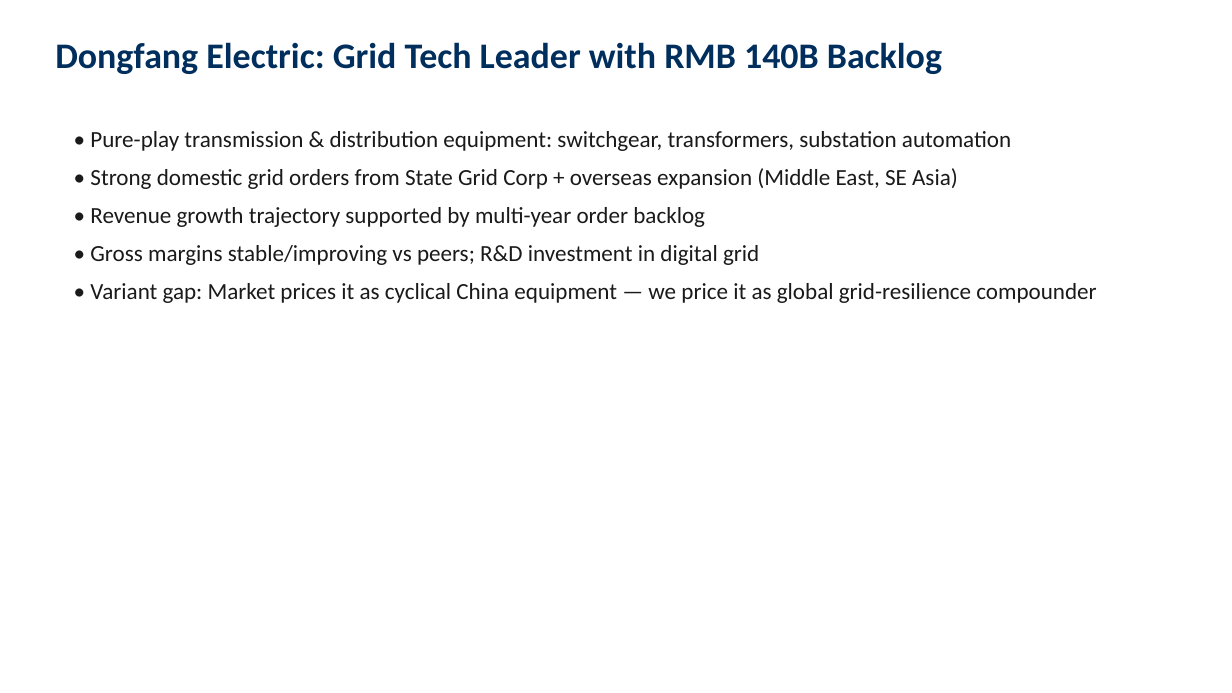
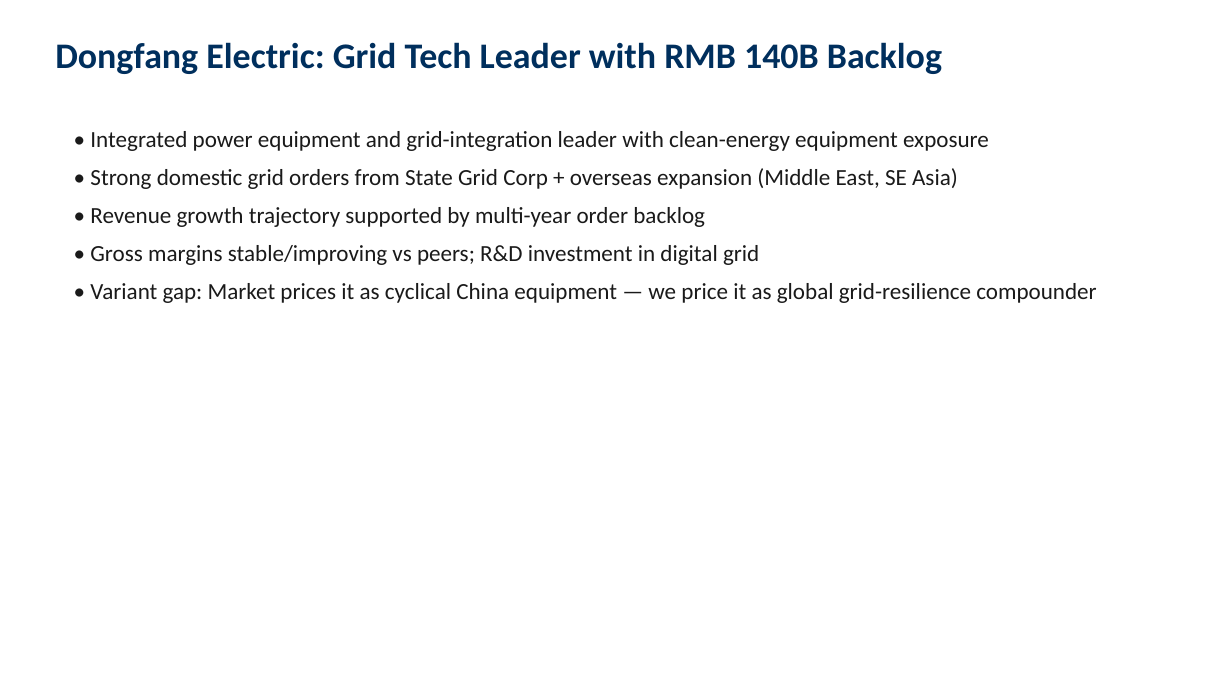
Before and after one commit to skumyol/ubs, a slide deck: slide 6 of deck/UBS_Pitch_Deck_AUTO.pptx. Drawn at 1232x693 pixels with LibreOffice and Linux fonts; fonts in the diff are those of the drawing. Boxes give left, top, right and bottom in pixels: in the first picture for what was removed or moved away, otherwise in the second. Text is boxed around its words. In the diff, an @@ line names an element or a change of style, - is before the commit and + after.

```diff
--- a/deck/UBS_Pitch_Deck_AUTO.pptx
+++ b/deck/UBS_Pitch_Deck_AUTO.pptx
@@ text at bbox=[90, 131, 989, 151]: text changed @@
-• Pure-play transmission & distribution equipment: switchgear, transformers, substation automation
+• Integrated power equipment and grid-integration leader with clean-energy equipment exposure
```
Also in this commit, not shown: 12 other slides changed, 2 slides added, 7 slides removed, 33 other files.
